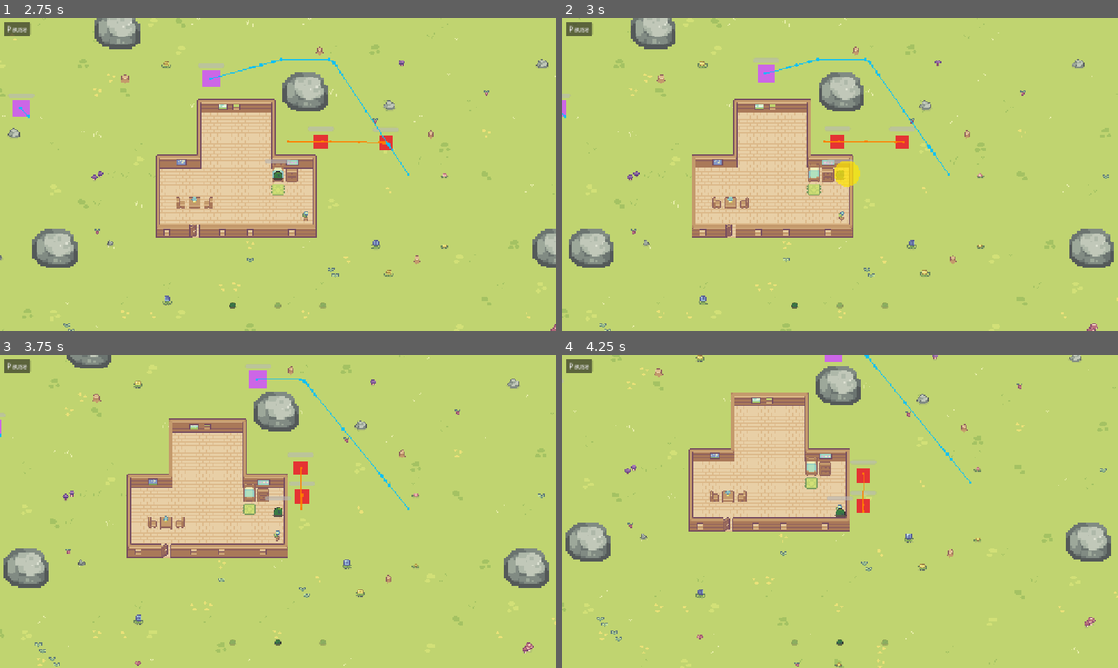
Above: before the commit, frames 1-4 (two rows, left to right).
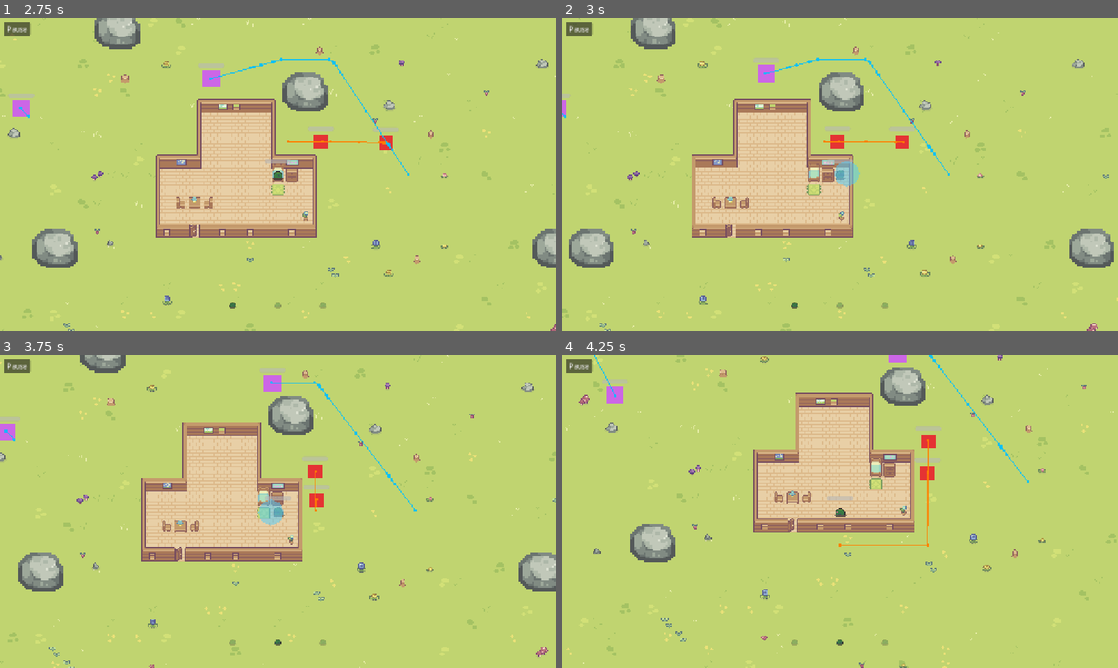
Above: after the commit, the same moments.

Repository: zwentty/v-2-jeu
Game: Godot game, scene res://scenes/menus/menu.tscn
Two runs of this game, one before a commit and one after it. Both use one fixed random seed, a clock stepped at 60 frames per second and the inputs below.
Inputs (mouse positions are in pixels of both pictures, inside the frame that each line leads up to):
- Up to frame 1 (2.75 s): click "Démarrer" at 0.5 s; click "Pause" at 1.25 s; click "▶ Reprendre" at 2 s
- Up to frame 2 (3 s): tap Enter at 2.75 s; move the mouse to (962, 158) at 2.77 s; hold D from 2.78 s (still down); hold G (transform_base) from 2.78 s (still down); click (962, 158) at 2.92 s
- Up to frame 3 (3.75 s): tap Space at 3.02 s; move the mouse to (166, 527) at 3.52 s; release D at 3.53 s; release G (transform_base) at 3.53 s; hold S from 3.53 s (still down); tap R (transform_next) at 3.6 s; click (166, 527) at 3.67 s
- Up to frame 4 (4.25 s): keep holding S; tap Space at 3.77 s

Frame 1 is identical in both runs. In frame 2, 0.3% of the frame differs, in the area x 49-54%, y 45-54%; in frame 3, 15%; in frame 4, 21%, in the area x 0-100%, y 0-100%.

Commit message:
slime comme mob spécifique

Diff:
--- a/resources/forms/base_form.tres
+++ b/resources/forms/base_form.tres
@@ -1,14 +1,17 @@
 ; PlayableForm de BASE : le slime nu. Appliquée au démarrage et au revert.
-; attack_scene laissé VIDE : sous la forme de base, le joueur utilise son
-; attaque-dash interne (cf. player.gd, « forme si transformé, sinon dash »).
-; ability_scene laissé VIDE : pas de compétence de base pour l'instant.
+; attack_scene  : attaque-dash du slime (scenes/attacks/slime_dash_attack.tscn).
+; ability_scene : compétence « manger les âmes » (scenes/attacks/slime_eat_souls.tscn).
+; Ces deux capacités sont déclenchées via use_attack()/use_ability() comme pour
+; toute autre forme — plus rien n'est codé en dur dans player.gd.
 
-[gd_resource type="Resource" script_class="PlayableForm" load_steps=6 format=3 uid="uid://cbaseform0000a"]
+[gd_resource type="Resource" script_class="PlayableForm" load_steps=8 format=3 uid="uid://cbaseform0000a"]
 
 [ext_resource type="Script" path="res://scripts/playable_form.gd" id="1"]
 [ext_resource type="Resource" path="res://resources/forms/base_slime_stats.tres" id="2"]
 [ext_resource type="SpriteFrames" uid="uid://cbaseslimefrm0a" path="res://resources/forms/base_slime_frames.tres" id="3"]
 [ext_resource type="Texture2D" uid="uid://0wtscdt6j4js" path="res://assets/FreeCharactersAnimationsAssetPack/SpriteSheets(96x96)/Monster_Slime/With_Shadows/Monster_Slime_Idle-Sheet.png" id="4"]
+[ext_resource type="PackedScene" uid="uid://bslimedash0a1" path="res://scenes/attacks/slime_dash_attack.tscn" id="5"]
+[ext_resource type="PackedScene" uid="uid://bslimeeat0a1" path="res://scenes/attacks/slime_eat_souls.tscn" id="6"]
 
 [sub_resource type="AtlasTexture" id="icon"]
 atlas = ExtResource("4")
@@ -19,7 +22,7 @@
 id = &"slime"
 display_name = "Slime"
 sprite_frames = ExtResource("3")
-attack_scene = null
-ability_scene = null
+attack_scene = ExtResource("5")
+ability_scene = ExtResource("6")
 stats = ExtResource("2")
 icon = SubResource("icon")
--- /dev/null
+++ b/scenes/attacks/slime_dash_attack.gd
@@ -0,0 +1,221 @@
+extends Area2D
+class_name SlimeDashAttack
+# =============================================================================
+# Attaque-dash du slime de base.
+#
+# Extraite de player.gd : le slime fonce vers le curseur, traverse les ennemis
+# en infligeant des dégâts, puis subit un knockback + stun à l'impact.
+#
+# Expose trigger() : l'interface commune que TOUTES les attaques/compétences-slime
+# exposent pour être déclenchées par le TransformHandler (cf. transform_handler.gd).
+#
+# Cette scène pilote elle-même le CharacterBody2D du joueur via deux drapeaux
+# génériques (le joueur ne contient plus aucune logique de dash) :
+#   - player.control_locked : le joueur ne se déplace plus de lui-même
+#   - player.is_intangible  : le joueur ignore les dégâts (pendant le dash)
+# Le nœud étant enfant du TransformHandler, il n'existe QUE tant que la forme de
+# base est active : une fois transformé, il est libéré et cesse de tourner.
+# =============================================================================
+
+# === PARAMÈTRES (équivalents des constantes de l'ancien player.gd) ===
+@export var dash_speed: float = 500.0          # vitesse du dash (px/s)
+@export var dash_duration: float = 0.30        # durée du dash
+@export var dash_cooldown: float = 1.2         # délai entre deux dashs
+@export var attack_damage: int = 3             # dégâts infligés à l'ennemi touché
+@export var knockback_speed: float = 300.0     # rebond du joueur après impact
+@export var knockback_duration: float = 0.25   # durée du rebond
+@export var stun_duration: float = 0.8         # durée du stun après impact
+@export var hitbox_offset: float = 16.0        # avance de la hitbox devant le joueur
+
+# === NŒUDS ===
+@onready var _hitbox: CollisionShape2D = $CollisionShape2D
+@onready var _visual: Polygon2D = $Visual
+
+# === ÉTAT INTERNE (entièrement possédé par cette scène, plus par le player) ===
+var _player: CharacterBody2D = null
+var _cooldown_timer: float = 0.0
+
+var _is_dashing: bool = false
+var _dash_timer: float = 0.0
+var _dash_dir: Vector2 = Vector2.ZERO
+
+var _is_stunned: bool = false
+var _stun_timer: float = 0.0
+var _knockback_velocity: Vector2 = Vector2.ZERO
+var _knockback_timer: float = 0.0
+
+
+func _ready() -> void:
+	# Inactive et invisible par défaut.
+	monitoring = false
+	_hitbox.disabled = true
+	_visual.visible = false
+
+
+# Interface commune appelée par le TransformHandler (use_attack()).
+func trigger() -> void:
+	var player := _get_player()
+	if player == null:
+		return
+	# Indisponible pendant un dash, un stun ou tant que le cooldown court.
+	if _is_dashing or _is_stunned or _cooldown_timer > 0.0:
+		return
+
+	var dir := (player.get_global_mouse_position() - player.global_position).normalized()
+	if dir == Vector2.ZERO:
+		dir = player.facing_direction
+	_start_dash(player, dir)
+
+
+# -----------------------------------------------------------------------------
+# _physics_process(delta)
+# Tourne uniquement quand la forme de base est active (sinon le nœud est libéré).
+# Le joueur s'efface (control_locked) : c'est ici qu'est appelé move_and_slide.
+# -----------------------------------------------------------------------------
+func _physics_process(delta: float) -> void:
+	if _cooldown_timer > 0.0:
+		_cooldown_timer -= delta
+
+	if _is_dashing:
+		_process_dash(delta)
+	elif _is_stunned:
+		_process_stun(delta)
+
+
+# === DASH ===
+
+func _start_dash(player: CharacterBody2D, dir: Vector2) -> void:
+	_is_dashing = true
+	_dash_timer = dash_duration
+	_dash_dir = dir
+	_cooldown_timer = dash_cooldown
+
+	# Le joueur cède le contrôle et devient intangible le temps du dash.
+	player.control_locked = true
+	player.is_intangible = true
+
+	monitoring = true
+	_hitbox.disabled = false
+	_visual.visible = true
+
+
+func _process_dash(delta: float) -> void:
+	_dash_timer -= delta
+	if _dash_timer <= 0.0:
+		# Dash terminé sans toucher d'ennemi.
+		_end_dash()
+		return
+
+	var player := _player
+	player.velocity = _dash_dir * dash_speed
+	player.move_and_slide()
+
+	# La hitbox suit le joueur, légèrement en avant dans la direction du dash.
+	global_position = player.global_position + _dash_dir * hitbox_offset
+
+	# Animation + orientation du sprite du joueur pendant le dash.
+	var spr: AnimatedSprite2D = player.animated_sprite
+	if spr.animation != "walk":
+		spr.play("walk")
+	if _dash_dir.x < 0:
+		spr.flip_h = true
+	elif _dash_dir.x > 0:
+		spr.flip_h = false
+	# Bleu clignotant : le joueur est intangible pendant l'attaque-dash.
+	spr.modulate = Color(0.5, 0.8, 1.0, 0.6 if fmod(_dash_timer, 0.1) < 0.05 else 1.0)
+
+	# Détecte les ennemis DÉJÀ en contact (un ennemi « collé » au lancement ne
+	# déclencherait jamais body_entered : on lit donc les chevauchements).
+	for body in get_overlapping_bodies():
+		_hit_enemy(body, player)
+		if not _is_dashing:
+			return  # un coup a réussi : le dash a laissé place au stun
+
+
+func _end_dash(release_control: bool = true) -> void:
+	_is_dashing = false
+	monitoring = false
+	_hitbox.disabled = true
+	_visual.visible = false
+	if release_control:
+		_release_player()
+
+
+# === IMPACT ===
+
+func _hit_enemy(body: Node2D, player: CharacterBody2D) -> void:
+	if not body.is_in_group("enemy") or not body.has_method("take_damage"):
+		return
+	if not _is_dashing:
+		return
+
+	body.take_damage(attack_damage)
+
+	# Direction de rebond : s'éloigner de l'ennemi touché.
+	var knockback_dir := (player.global_position - body.global_position).normalized()
+	if knockback_dir == Vector2.ZERO:
+		knockback_dir = -_dash_dir
+
+	# Termine le dash (sans rendre le contrôle : le stun prend le relais).
+	_end_dash(false)
+	_start_stun(knockback_dir)
+
+
+# === STUN + KNOCKBACK ===
+
+func _start_stun(knockback_dir: Vector2) -> void:
+	_is_stunned = true
+	_stun_timer = stun_duration
+	_knockback_velocity = knockback_dir * knockback_speed
+	_knockback_timer = knockback_duration
+	# Toujours immobilisé, mais redevient vulnérable pendant le stun.
+	if _player:
+		_player.control_locked = true
+		_player.is_intangible = false
+
+
+func _process_stun(delta: float) -> void:
+	var player := _player
+	_stun_timer -= delta
+
+	# Knockback pendant sa durée, puis immobilisation jusqu'à la fin du stun.
+	if _knockback_timer > 0.0:
+		_knockback_timer -= delta
+		player.velocity = _knockback_velocity
+		player.move_and_slide()
+	else:
+		player.velocity = Vector2.ZERO
+
+	# Rouge clignotant : le joueur est étourdi après l'impact.
+	player.animated_sprite.modulate = Color(1.0, 0.3, 0.3, 0.6 if fmod(_stun_timer, 0.15) < 0.075 else 1.0)
+
+	if _stun_timer <= 0.0:
+		_is_stunned = false
+		_release_player()
+
+
+# === JOUEUR ===
+
+# Rend le contrôle au joueur et rétablit son apparence normale.
+func _release_player() -> void:
+	if not is_instance_valid(_player):
+		return
+	_player.control_locked = false
+	_player.is_intangible = false
+	_player.animated_sprite.modulate = Color.WHITE
+
+
+# Résolution paresseuse : le groupe "player" n'existe pas encore au _ready de
+# cette scène (instanciée avant que le joueur ne s'y ajoute).
+func _get_player() -> CharacterBody2D:
+	if not is_instance_valid(_player):
+		var p := get_tree().get_first_node_in_group("player")
+		if p is CharacterBody2D:
+			_player = p
+	return _player
+
+
+# Filet de sécurité : si la scène est libérée en plein dash/stun (changement de
+# forme), on rend impérativement le contrôle au joueur pour ne pas le figer.
+func _exit_tree() -> void:
+	_release_player()
--- /dev/null
+++ b/scenes/attacks/slime_dash_attack.tscn
@@ -0,0 +1,21 @@
+[gd_scene format=3 uid="uid://bslimedash0a1"]
+
+[ext_resource type="Script" path="res://scenes/attacks/slime_dash_attack.gd" id="1"]
+
+[sub_resource type="CircleShape2D" id="1"]
+radius = 30.0
+
+[node name="SlimeDashAttack" type="Area2D"]
+collision_layer = 0
+collision_mask = 4
+monitoring = false
+script = ExtResource("1")
+
+[node name="Visual" type="Polygon2D" parent="."]
+visible = false
+color = Color(0.3, 0.8, 1, 0.5)
+polygon = PackedVector2Array(30, 0, 21.2, 21.2, 0, 30, -21.2, 21.2, -30, 0, -21.2, -21.2, 0, -30, 21.2, -21.2)
+
+[node name="CollisionShape2D" type="CollisionShape2D" parent="."]
+shape = SubResource("1")
+disabled = true
--- /dev/null
+++ b/scenes/attacks/slime_eat_souls.gd
@@ -0,0 +1,49 @@
+extends Node2D
+class_name SlimeEatSouls
+# =============================================================================
+# Compétence du slime de base : manger les âmes.
+#
+# Extraite de player.gd : ramasse l'âme (drop d'ennemi) la plus proche dans un
+# rayon donné. Le ramassage déclenche, via le signal forme_ramassee de l'item,
+# la transformation du slime (cf. transform_inventory.gd → devour()).
+#
+# Expose trigger() : l'interface commune des attaques/compétences-slime, appelée
+# par le TransformHandler (use_ability()).
+#
+# Le nœud étant enfant du TransformHandler, il n'existe QUE tant que la forme de
+# base est active. Les formes-ennemis n'ont pas d'ability_scene : une fois
+# transformé, on ne peut donc plus manger d'âme — la règle est structurelle.
+# =============================================================================
+
+# Portée de ramassage (px), identique à l'ancien _try_pickup_items du joueur.
+@export var pickup_range: float = 50.0
+
+var _player: CharacterBody2D = null
+
+
+# Interface commune appelée par le TransformHandler (use_ability()).
+func trigger() -> void:
+	var player := _get_player()
+	if player == null:
+		return
+
+	for item in get_tree().get_nodes_in_group("item"):
+		if not item.has_method("pickup") or not item.has_method("est_ame"):
+			continue
+		if not item.est_ame():
+			continue
+		if player.global_position.distance_to(item.global_position) <= pickup_range:
+			var item_name: String = item.pickup()
+			var inv := get_tree().get_first_node_in_group("inventory")
+			if inv and inv.has_method("add_item"):
+				inv.add_item(item_name)
+			return
+
+
+# Résolution paresseuse du joueur (groupe "player" peuplé après le _ready).
+func _get_player() -> CharacterBody2D:
+	if not is_instance_valid(_player):
+		var p := get_tree().get_first_node_in_group("player")
+		if p is CharacterBody2D:
+			_player = p
+	return _player
--- /dev/null
+++ b/scenes/attacks/slime_eat_souls.tscn
@@ -0,0 +1,6 @@
+[gd_scene format=3 uid="uid://bslimeeat0a1"]
+
+[ext_resource type="Script" path="res://scenes/attacks/slime_eat_souls.gd" id="1"]
+
+[node name="SlimeEatSouls" type="Node2D"]
+script = ExtResource("1")
--- a/scenes/player/player.gd
+++ b/scenes/player/player.gd
@@ -13,17 +13,6 @@
 
 const SPEED = 200.0
 const INVINCIBLE_DURATION = 1.0
-
-# Attaque-dash : le joueur fonce vers la souris pour infliger des dégâts
-const ATTACK_DASH_SPEED = 500.0
-const ATTACK_DASH_DURATION = 0.30
-const ATTACK_DASH_COOLDOWN = 1.2
-const ATTACK_DAMAGE = 3
-
-# Knockback + stun infligés au joueur après avoir touché un ennemi
-const PLAYER_KNOCKBACK_SPEED = 300.0
-const PLAYER_KNOCKBACK_DURATION = 0.25
-const PLAYER_STUN_DURATION = 0.8
 
 # Projectile lancé par le joueur (clic droit)
 const PLAYER_PROJECTILE_SPEED   = 500.0
@@ -42,17 +31,12 @@
 var is_invincible: bool = false
 var invincible_timer: float = 0.0
 
-# Attaque-dash
-var is_attack_dashing: bool = false
-var attack_dash_timer: float = 0.0
-var attack_dash_cooldown_timer: float = 0.0
-var attack_dash_direction: Vector2 = Vector2.ZERO
-
-# Stun + knockback du joueur après impact
-var is_stunned: bool = false
-var stun_timer: float = 0.0
-var knockback_velocity: Vector2 = Vector2.ZERO
-var knockback_timer: float = 0.0
+# Drapeaux génériques pilotés par les capacités (attaque/compétence de la forme
+# active). Le joueur n'implémente plus aucun dash/stun : il s'efface simplement.
+#   control_locked : le joueur ne se déplace plus de lui-même (dash, stun…).
+#   is_intangible  : le joueur ignore les dégâts reçus (i-frames du dash…).
+var control_locked: bool = false
+var is_intangible: bool = false
 
 var facing_direction: Vector2 = Vector2.DOWN
 var inventory: Control = null
@@ -72,7 +56,6 @@
 	add_to_group("player")
 	_update_health_bar()
 	z_index = 2
-	$AttackArea.body_entered.connect(_on_attack_hit)
 
 # -----------------------------------------------------------------------------
 # _get_inventory()
@@ -91,9 +74,9 @@
 # _physics_process(delta)
 # -----------------------------------------------------------------------------
 func _physics_process(delta: float) -> void:
-	_handle_attack_dash(delta)
-	_handle_stun(delta)
-	if not is_attack_dashing and not is_stunned:
+	# Pendant qu'une capacité pilote le joueur (dash, stun…), il ne bouge pas de
+	# lui-même : la capacité appelle alors move_and_slide à sa place.
+	if not control_locked:
 		_handle_movement()
 	_handle_invincibility(delta)
 	_update_visual()
@@ -114,35 +97,27 @@
 	if is_key and event.echo:
 		return
 
-	# Attaque — touche/clic configurable.
-	# Slime transformé : attaque de la forme active (façade, type-agnostique).
-	# Slime de base : attaque-dash habituelle.
+	# Attaque de la forme active (façade type-agnostique). La forme de base monte
+	# son attaque-dash, les formes-ennemis la leur : le joueur ne connaît rien du
+	# type concret. Cooldown/stun éventuels sont gérés par l'attaque elle-même.
 	if Settings.binding_matches_event(Settings.attaque_binding, event):
-		if not is_stunned:
-			if transform_inventory and transform_inventory.is_transformed():
-				transform_inventory.use_attack()
-				get_viewport().set_input_as_handled()
-			elif attack_dash_cooldown_timer <= 0.0:
-				var mouse_pos := get_global_mouse_position()
-				var direction := (mouse_pos - global_position).normalized()
-				if direction == Vector2.ZERO:
-					direction = facing_direction
-				_start_attack_dash(direction)
-				get_viewport().set_input_as_handled()
-		return
-
-	# Compétence du slime : manger les âmes. C'est la capacité de la FORME DE BASE
-	# uniquement — une fois transformé en ennemi, on ne peut plus manger d'âme
-	# (les formes-ennemis n'ont pas de compétence).
+		if transform_inventory:
+			transform_inventory.use_attack()
+			get_viewport().set_input_as_handled()
+		return
+
+	# Compétence de la forme active. La forme de base monte « manger les âmes » ;
+	# les formes-ennemis n'ont pas de compétence (ability_scene vide) : use_ability
+	# n'a alors aucun effet — la règle « seule la base peut manger » est structurelle.
 	if Settings.binding_matches_event(Settings.competence_binding, event):
-		var sous_forme_base: bool = transform_inventory == null or not transform_inventory.is_transformed()
-		if sous_forme_base and _try_pickup_items(true):
+		if transform_inventory:
+			transform_inventory.use_ability()
 			get_viewport().set_input_as_handled()
 		return
 
 	# Tir de projectile sur clic droit
 	if is_mouse_button and event.button_index == MOUSE_BUTTON_RIGHT:
-		if not is_stunned and projectile_cooldown_timer <= 0.0:
+		if not control_locked and projectile_cooldown_timer <= 0.0:
 			var mouse_pos := get_global_mouse_position()
 			var dir := (mouse_pos - global_position).normalized()
 			if dir == Vector2.ZERO:
@@ -219,16 +194,13 @@
 # -----------------------------------------------------------------------------
 # _update_visual()
 # Gère la couleur/transparence du sprite selon l'état actuel.
-# Priorité : stun > attaque-dash > invincible > normal
+# Priorité : capacité en cours (dash/stun) > invincible > normal
 # -----------------------------------------------------------------------------
 func _update_visual() -> void:
-	if is_stunned:
-		# Rouge clignotant : le joueur est étourdi après l'impact
-		$Visual.modulate = Color(1.0, 0.3, 0.3, 0.6 if fmod(stun_timer, 0.15) < 0.075 else 1.0)
-	elif is_attack_dashing:
-		# Bleu clignotant : le joueur est intangible pendant l'attaque-dash
-		$Visual.modulate = Color(0.5, 0.8, 1.0, 0.6 if fmod(attack_dash_timer, 0.1) < 0.05 else 1.0)
-	elif is_invincible:
+	# Une capacité pilote le joueur : elle gère elle-même le modulate du sprite.
+	if control_locked:
+		return
+	if is_invincible:
 		# Clignotement blanc après avoir reçu un coup
 		$Visual.modulate = Color(1.0, 1.0, 1.0, 0.3 if fmod(invincible_timer, 0.2) < 0.1 else 1.0)
 	else:
@@ -241,8 +213,8 @@
 func take_damage(amount: int) -> void:
 	if is_invincible:
 		return
-	# Intangible pendant l'attaque-dash
-	if is_attack_dashing:
+	# Intangible quand une capacité l'a rendu tel (i-frames du dash, etc.)
+	if is_intangible:
 		return
 
 	health -= amount
@@ -286,112 +258,6 @@
 func _update_health_bar() -> void:
 	$HealthBar.max_value = max_health
 	$HealthBar.value = health
-
-# -----------------------------------------------------------------------------
-# _handle_attack_dash(delta)
-# Gère la progression du dash d'attaque (mouvement + hitbox active)
-# -----------------------------------------------------------------------------
-func _handle_attack_dash(delta: float) -> void:
-	if attack_dash_cooldown_timer > 0.0:
-		attack_dash_cooldown_timer -= delta
-
-	if not is_attack_dashing:
-		return
-
-	attack_dash_timer -= delta
-
-	if attack_dash_timer > 0.0:
-		velocity = attack_dash_direction * ATTACK_DASH_SPEED
-		move_and_slide()
-		# Détecte les ennemis DÉJÀ en contact avec la hitbox. Le signal body_entered
-		# ne se déclenche que sur une transition extérieur->intérieur : si un ennemi
-		# chevauchait déjà la hitbox au lancement de l'attaque (cas « collé »), il ne
-		# serait jamais touché. On vérifie donc explicitement les chevauchements.
-		for body in $AttackArea.get_overlapping_bodies():
-			_on_attack_hit(body)
-			if not is_attack_dashing:
-				return  # _on_attack_hit a terminé le dash après un coup réussi
-		if animated_sprite.animation != "walk":
-			animated_sprite.play("walk")
-		# Orienter le sprite dans la direction du dash
-		if attack_dash_direction.x < 0:
-			animated_sprite.flip_h = true
-		elif attack_dash_direction.x > 0:
-			animated_sprite.flip_h = false
-	else:
-		# Le dash s'est terminé sans toucher d'ennemi
-		_end_attack_dash()
-
-# -----------------------------------------------------------------------------
-# _start_attack_dash(direction)
-# Lance l'attaque-dash dans la direction donnée
-# -----------------------------------------------------------------------------
-func _start_attack_dash(direction: Vector2) -> void:
-	is_attack_dashing = true
-	attack_dash_timer = ATTACK_DASH_DURATION
-	attack_dash_direction = direction
-	attack_dash_cooldown_timer = ATTACK_DASH_COOLDOWN
-	# Hitbox positionnée légèrement en avant du joueur
-	$AttackArea.position = direction * 16.0
-	$AttackArea.monitoring = true
-	$AttackArea/AttackVisual.visible = true
-
-# -----------------------------------------------------------------------------
-# _end_attack_dash()
-# Stoppe l'attaque-dash et désactive la hitbox
-# -----------------------------------------------------------------------------
-func _end_attack_dash() -> void:
-	is_attack_dashing = false
-	$AttackArea.monitoring = false
-	$AttackArea/AttackVisual.visible = false
-
-# -----------------------------------------------------------------------------
-# _on_attack_hit(body)
-# Appelée quand la hitbox touche un corps pendant l'attaque-dash.
-# Inflige des dégâts, puis applique un knockback + stun au joueur.
-# -----------------------------------------------------------------------------
-func _on_attack_hit(body: Node2D) -> void:
-	if not body.is_in_group("enemy") or not body.has_method("take_damage"):
-		return
-	if not is_attack_dashing:
-		return
-
-	body.take_damage(ATTACK_DAMAGE)
-	print("Ennemi touché par l'attaque-dash !")
-
-	# Direction de rebond : s'éloigner de l'ennemi touché
-	var knockback_dir := (global_position - body.global_position).normalized()
-	if knockback_dir == Vector2.ZERO:
-		knockback_dir = -attack_dash_direction
-
-	# Stopper le dash et appliquer le stun + knockback
-	_end_attack_dash()
-	knockback_velocity = knockback_dir * PLAYER_KNOCKBACK_SPEED
-	knockback_timer = PLAYER_KNOCKBACK_DURATION
-	is_stunned = true
-	stun_timer = PLAYER_STUN_DURATION
-
-# -----------------------------------------------------------------------------
-# _handle_stun(delta)
-# Gère le stun et le knockback du joueur après un impact ennemi.
-# Pendant le stun, le joueur ne peut ni bouger ni attaquer.
-# -----------------------------------------------------------------------------
-func _handle_stun(delta: float) -> void:
-	if not is_stunned:
-		return
-
-	stun_timer -= delta
-
-	# Appliquer le knockback pendant sa durée, puis immobiliser
-	if knockback_timer > 0.0:
-		knockback_timer -= delta
-		velocity = knockback_velocity
-		move_and_slide()
-	else:
-		velocity = Vector2.ZERO
-
-	if stun_timer <= 0.0:
-		is_stunned = false
 
 # -----------------------------------------------------------------------------
 # _fire_projectile(direction)
--- a/scenes/player/player.tscn
+++ b/scenes/player/player.tscn
@@ -93,9 +93,6 @@
 [sub_resource type="CircleShape2D" id="1"]
 radius = 14.0
 
-[sub_resource type="CircleShape2D" id="2"]
-radius = 30.0
-
 [node name="Player" type="CharacterBody2D" unique_id=1916813690]
 collision_mask = 6
 script = ExtResource("1")
@@ -120,19 +117,6 @@
 [node name="CollisionShape2D" type="CollisionShape2D" parent="." unique_id=1894520657]
 shape = SubResource("1")
 
-[node name="AttackArea" type="Area2D" parent="." unique_id=1520172084]
-collision_layer = 0
-collision_mask = 4
-monitoring = false
-
-[node name="AttackShape" type="CollisionShape2D" parent="AttackArea" unique_id=1961488372]
-shape = SubResource("2")
-
-[node name="AttackVisual" type="Polygon2D" parent="AttackArea" unique_id=1142667388]
-visible = false
-color = Color(1, 0.9, 0, 0.7)
-polygon = PackedVector2Array(30, 0, 29.4, 5.9, 27.7, 11.5, 25, 16.8, 21.2, 21.2, 16.8, 25, 11.5, 27.7, 5.9, 29.4, 0, 30, -5.9, 29.4, -11.5, 27.7, -16.8, 25, -21.2, 21.2, -25, 16.8, -27.7, 11.5, -29.4, 5.9, -30, 0, -29.4, -5.9, -27.7, -11.5, -25, -16.8, -21.2, -21.2, -16.8, -25, -11.5, -27.7, -5.9, -29.4, 0, -30, 5.9, -29.4, 11.5, -27.7, 16.8, -25, 21.2, -21.2, 25, -16.8, 27.7, -11.5, 29.4, -5.9)
-
 [node name="Camera2D" type="Camera2D" parent="." unique_id=1041713644]
 limit_left = 0
 limit_top = 0
